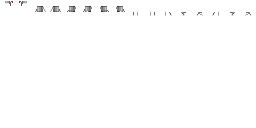
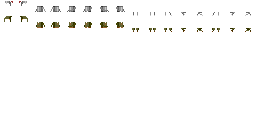
Revision of a layered 256×128 image; what changed, layer by layer:
renamed "Background" to "Layer 10", showed it, moved it above "Layer 9", painted on it over [4, 16, 251, 32]
renamed "Layer 7" to "Layer 9", painted on it over [4, 16, 251, 32]
